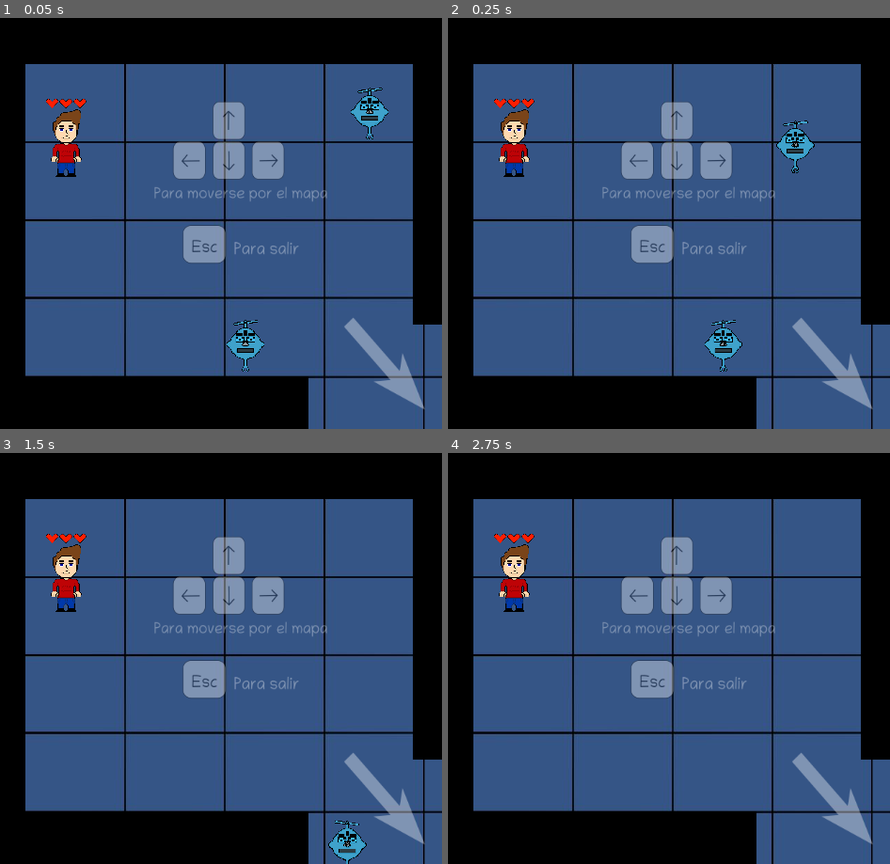
Above: before the commit, frames 1-4 (two rows, left to right).
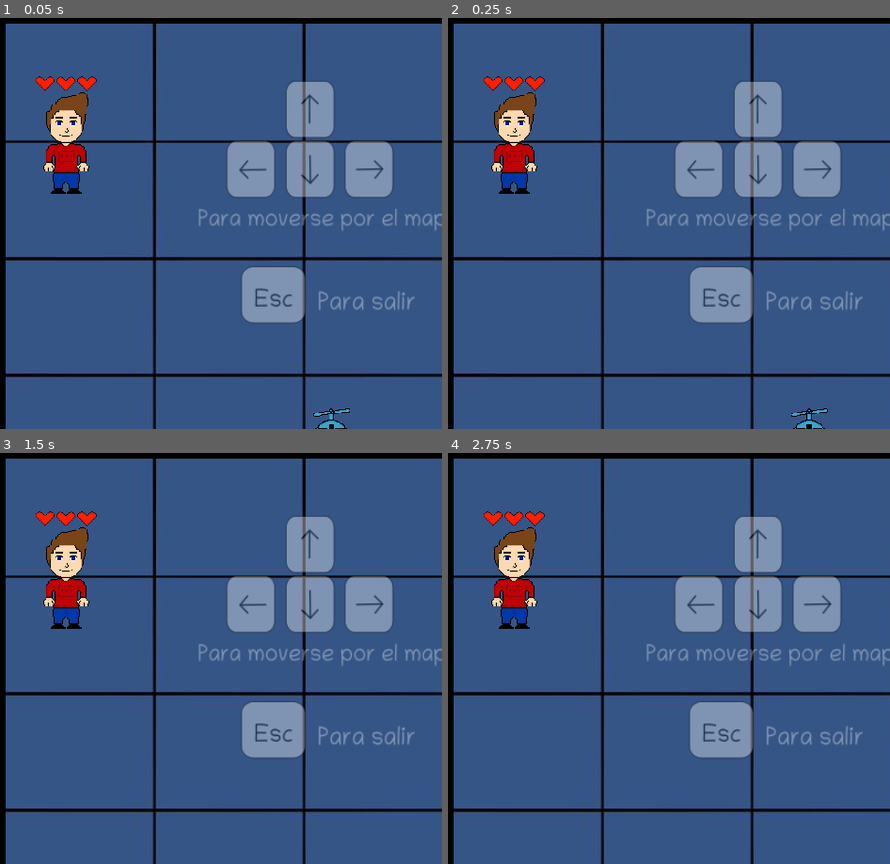
Above: after the commit, the same moments.

Repository: LudSkywalker/RobotScapeVideoGame
Game: Godot game, scene res://Scenes/Demo/Demo.tscn
The game is run twice, just before and just after one commit, with the same random seed, the same clock (stepped at 60 frames per second) and the same inputs.
Inputs:
- Up to frame 1 (0.05 s): no input
- Up to frame 2 (0.25 s): no input
- Up to frame 3 (1.5 s): hold D (action_right) 0.53-1.28 s; hold S (action_down) from 1.28 s (still down)
- Up to frame 4 (2.75 s): tap Enter at 2 s; release S (action_down) at 2.03 s; hold D (action_right) from 2.03 s (still down)

The runs differ from the first frame. In frame 1, 45% of the frame differs, in the area x 1-100%, y 1-100%; in frame 2, 45%; in frame 3, 44%; in frame 4, 44%.

Commit message:
Added changes in fisr version of game

Diff:
--- a/Scenes/Demo/Demo.tscn
+++ b/Scenes/Demo/Demo.tscn
@@ -21,6 +21,7 @@
 
 [node name="Demo" type="Node2D"]
 position = Vector2( -773.115, -410.258 )
+scale = Vector2( 1.5, 1.5 )
 script = ExtResource( 4 )
 
 [node name="Player" parent="." instance=ExtResource( 1 )]
@@ -67,9 +68,6 @@
 texture = ExtResource( 5 )
 expand = true
 stretch_mode = 2
-__meta__ = {
-"_edit_use_anchors_": false
-}
 
 [node name="Obstacle5" type="StaticBody2D" parent="Habitacion1"]
 position = Vector2( -774.829, 4.94058 )
--- a/Scripts/Bullet.gd
+++ b/Scripts/Bullet.gd
@@ -1,14 +1,14 @@
 extends RigidBody2D
-export var shoot=false
+export var shoot = false
+
 
 func init(animation):
 	$AnimatedSprite.play(animation)
 
 
-
 func _on_Area2D_body_entered(body):
 	if body.is_in_group("player") && !shoot:
-		body.hability="disparo"
+		body.hability = "disparo"
 		self.queue_free()
 	elif body.is_in_group("enemy"):
 		body.damage()
--- a/Scripts/Demo.gd
+++ b/Scripts/Demo.gd
@@ -2,4 +2,4 @@
 
 
 func _ready():
-	VisualServer.set_default_clear_color(Color(0,0,0,1.0))
+	VisualServer.set_default_clear_color(Color(0, 0, 0, 1.0))
--- a/Scripts/Enemy.gd
+++ b/Scripts/Enemy.gd
@@ -6,25 +6,27 @@
 export(NodePath) var endPath
 var nodeStart
 var nodeEnd
-export (float) var _speed = 400
-var space_between_refs=5
-var to_start=true
-var active=true
-var player=null
+export(float) var _speed = 400.0
+var space_between_refs = 5
+var to_start = true
+var active = true
+var player = null
+
 
 func _ready():
 	nodeStart = get_node(startPath)
 	nodeEnd = get_node(endPath)
 
+
 func _process(_delta):
 	if active:
-		var velocity = Vector2.ZERO # The player's movement vector.
-		var destiny = Vector2.ZERO # The player's movement vector.
+		var velocity = Vector2.ZERO  # The player's movement vector.
+		var destiny = Vector2.ZERO  # The player's movement vector.
 		if to_start:
-			destiny=nodeStart.global_position
+			destiny = nodeStart.global_position
 		else:
-			destiny=nodeEnd.global_position
-		if destiny.x - self.global_position.x  < -space_between_refs:
+			destiny = nodeEnd.global_position
+		if destiny.x - self.global_position.x < -space_between_refs:
 			velocity.x -= 1
 		elif destiny.x - self.global_position.x > space_between_refs:
 			velocity.x += 1
@@ -37,20 +39,22 @@
 		if velocity.length() > 0:
 			velocity = velocity.normalized() * _speed
 		else:
-			to_start= not to_start
-		move_and_slide(velocity)
+			to_start = not to_start
+		velocity = move_and_slide(velocity)
 	if player:
 		player.damage()
+
 
 func damage():
 	queue_free()
 
+
 func _on_Area2D_body_entered(body):
 	if body.is_in_group("player"):
 		body.damage()
-		player=body
+		player = body
 
 
 func _on_Area2D_body_exited(body):
 	if body.is_in_group("player"):
-		player=null
+		player = null
--- a/Scripts/EnemyFinal.gd
+++ b/Scripts/EnemyFinal.gd
@@ -1,17 +1,19 @@
 extends Enemy
 
-var batery=18
+var batery = 18
+
 
 func _ready():
-	active=false
+	active = false
 	_speed = 210
 	nodeStart = get_tree().get_root().get_node("Demo/Player")
 	nodeEnd = get_tree().get_root().get_node("Demo/Player")
 
+
 func damage():
 	if active:
-		batery-=1
-		if batery<=0:
+		batery -= 1
+		if batery <= 0:
 			queue_free()
 		else:
-			$Batery.play(str(int(batery/3)))
+			$Batery.play(str(int(batery / 3)))
--- a/Scripts/Habitacion10.gd
+++ b/Scripts/Habitacion10.gd
@@ -1,21 +1,25 @@
 extends Node2D
-var used=false
+var used = false
+
 
 func _process(_delta):
 	if used:
-		if (!is_instance_valid($EnemyFinal) &&
-			!is_instance_valid($EnemyFinal2) &&
-			!is_instance_valid($EnemyFinal3) &&
-			!is_instance_valid($EnemyFinal4) &&
-			!is_instance_valid($EnemyFinal5) ):
+		if (
+			!is_instance_valid($EnemyFinal)
+			&& !is_instance_valid($EnemyFinal2)
+			&& !is_instance_valid($EnemyFinal3)
+			&& !is_instance_valid($EnemyFinal4)
+			&& !is_instance_valid($EnemyFinal5)
+		):
 			OS.alert("¡Felicidades!, has ganado\nHas demostrado tu inteligencia y valentia")
 			get_tree().quit()
 
+
 func _on_Area2D_body_exited(body):
 	if body.is_in_group("player") && !used:
-		used=true
-		$EnemyFinal.active=true
-		$EnemyFinal2.active=true
-		$EnemyFinal3.active=true
-		$EnemyFinal4.active=true
-		$EnemyFinal5.active=true
+		used = true
+		$EnemyFinal.active = true
+		$EnemyFinal2.active = true
+		$EnemyFinal3.active = true
+		$EnemyFinal4.active = true
+		$EnemyFinal5.active = true
--- a/Scripts/Player.gd
+++ b/Scripts/Player.gd
@@ -1,19 +1,21 @@
 extends KinematicBody2D
 export var _speed = 350
 export var _fire_speed = 1000
-var hability =null
+var hability = null
 var heart = 3
-var Bullet=preload("res://Scenes/Demo/Bullet.tscn")
-var bullet=null
-var fire_time=0
-var invulnerable_time=0
-export var max_shoots_per_second=3.8
+var Bullet = preload("res://Scenes/Demo/Bullet.tscn")
+var bullet = null
+var fire_time = 0
+var invulnerable_time = 0
+export var max_shoots_per_second = 3.8
+
 
 func _ready():
-	fire_time=OS.get_system_time_msecs()
+	fire_time = OS.get_system_time_msecs()
+
 
 func _process(_delta):
-	var velocity = Vector2.ZERO # The player's movement vector.
+	var velocity = Vector2.ZERO  # The player's movement vector.
 	if Input.is_action_pressed("ui_close"):
 		get_tree().quit()
 
@@ -31,25 +33,25 @@
 
 	if velocity.length() > 0:
 		if velocity.y < 0:
-			$AnimatedSprite.flip_h=false
+			$AnimatedSprite.flip_h = false
 			$AnimatedSprite.play("Up")
 		elif velocity.y > 0:
-			$AnimatedSprite.flip_h=false
+			$AnimatedSprite.flip_h = false
 			$AnimatedSprite.play("Down")
 		elif velocity.x < 0:
-			$AnimatedSprite.flip_h=false
+			$AnimatedSprite.flip_h = false
 			$AnimatedSprite.play("Left")
 		elif velocity.x > 0:
-			$AnimatedSprite.flip_h=true
+			$AnimatedSprite.flip_h = true
 			$AnimatedSprite.play("Left")
 		velocity = velocity.normalized() * _speed
-		move_and_slide(velocity)
+		velocity = move_and_slide(velocity)
 	else:
-		$AnimatedSprite.flip_h=false
+		$AnimatedSprite.flip_h = false
 		$AnimatedSprite.play("default")
 
 	if hability:
-		var direction=Vector2.ZERO
+		var direction = Vector2.ZERO
 		if Input.is_action_pressed("action_right"):
 			direction.x += 1
 		if Input.is_action_pressed("action_left"):
@@ -58,34 +60,34 @@
 			direction.y += 1
 		if Input.is_action_pressed("action_up"):
 			direction.y -= 1
-		if direction.length() > 0 && (OS.get_system_time_msecs() - fire_time) > 1000/max_shoots_per_second:
-			fire_time=OS.get_system_time_msecs()
-			if hability=="disparo":
+		if (
+			direction.length() > 0
+			&& (OS.get_system_time_msecs() - fire_time) > 1000 / max_shoots_per_second
+		):
+			fire_time = OS.get_system_time_msecs()
+			if hability == "disparo":
 				fire(direction)
 
+
 func damage():
-
-	if OS.get_system_time_msecs()>invulnerable_time:
-		heart-=1
-		if heart<=0:
+	if OS.get_system_time_msecs() > invulnerable_time:
+		heart -= 1
+		if heart <= 0:
 			get_tree().quit()
 		else:
-			invulnerable_time=OS.get_system_time_msecs() + 1000
+			invulnerable_time = OS.get_system_time_msecs() + 1000
 			$hearts.play(str(heart))
 
 
+func fire(direction: Vector2):
+	bullet = Bullet.instance()
 
-
-
-func fire(direction:Vector2):
-	bullet=Bullet.instance()
-
-	if (direction.y==1 || direction.y==-1 ) && direction.x==0:
+	if (direction.y == 1 || direction.y == -1) && direction.x == 0:
 		bullet.init("vertical")
 
 	direction = direction.normalized() * _fire_speed
 
-	bullet.shoot=true
+	bullet.shoot = true
 	bullet.position = get_global_position()
-	bullet.apply_impulse(Vector2(),direction)
+	bullet.apply_impulse(Vector2(), direction)
 	get_tree().get_root().add_child(bullet)
--- a/project.godot
+++ b/project.godot
@@ -43,61 +43,61 @@
 
 ui_left={
 "deadzone": 0.5,
-"events": [ Object(InputEventKey,"resource_local_to_scene":false,"resource_name":"","device":0,"alt":false,"shift":false,"control":false,"meta":false,"command":false,"pressed":false,"scancode":16777231,"unicode":0,"echo":false,"script":null)
+"events": [ Object(InputEventKey,"resource_local_to_scene":false,"resource_name":"","device":0,"alt":false,"shift":false,"control":false,"meta":false,"command":false,"pressed":false,"scancode":16777231,"physical_scancode":0,"unicode":0,"echo":false,"script":null)
 , Object(InputEventJoypadButton,"resource_local_to_scene":false,"resource_name":"","device":0,"button_index":14,"pressure":0.0,"pressed":false,"script":null)
  ]
 }
 ui_right={
 "deadzone": 0.5,
-"events": [ Object(InputEventKey,"resource_local_to_scene":false,"resource_name":"","device":0,"alt":false,"shift":false,"control":false,"meta":false,"command":false,"pressed":false,"scancode":16777233,"unicode":0,"echo":false,"script":null)
+"events": [ Object(InputEventKey,"resource_local_to_scene":false,"resource_name":"","device":0,"alt":false,"shift":false,"control":false,"meta":false,"command":false,"pressed":false,"scancode":16777233,"physical_scancode":0,"unicode":0,"echo":false,"script":null)
 , Object(InputEventJoypadButton,"resource_local_to_scene":false,"resource_name":"","device":0,"button_index":15,"pressure":0.0,"pressed":false,"script":null)
  ]
 }
 ui_up={
 "deadzone": 0.5,
-"events": [ Object(InputEventKey,"resource_local_to_scene":false,"resource_name":"","device":0,"alt":false,"shift":false,"control":false,"meta":false,"command":false,"pressed":false,"scancode":16777232,"unicode":0,"echo":false,"script":null)
+"events": [ Object(InputEventKey,"resource_local_to_scene":false,"resource_name":"","device":0,"alt":false,"shift":false,"control":false,"meta":false,"command":false,"pressed":false,"scancode":16777232,"physical_scancode":0,"unicode":0,"echo":false,"script":null)
 , Object(InputEventJoypadButton,"resource_local_to_scene":false,"resource_name":"","device":0,"button_index":12,"pressure":0.0,"pressed":false,"script":null)
  ]
 }
 ui_down={
 "deadzone": 0.5,
-"events": [ Object(InputEventKey,"resource_local_to_scene":false,"resource_name":"","device":0,"alt":false,"shift":false,"control":false,"meta":false,"command":false,"pressed":false,"scancode":16777234,"unicode":0,"echo":false,"script":null)
+"events": [ Object(InputEventKey,"resource_local_to_scene":false,"resource_name":"","device":0,"alt":false,"shift":false,"control":false,"meta":false,"command":false,"pressed":false,"scancode":16777234,"physical_scancode":0,"unicode":0,"echo":false,"script":null)
 , Object(InputEventJoypadButton,"resource_local_to_scene":false,"resource_name":"","device":0,"button_index":13,"pressure":0.0,"pressed":false,"script":null)
  ]
 }
 ui_page_up={
 "deadzone": 0.5,
-"events": [ Object(InputEventKey,"resource_local_to_scene":false,"resource_name":"","device":0,"alt":false,"shift":false,"control":false,"meta":false,"command":false,"pressed":false,"scancode":16777235,"unicode":0,"echo":false,"script":null)
+"events": [ Object(InputEventKey,"resource_local_to_scene":false,"resource_name":"","device":0,"alt":false,"shift":false,"control":false,"meta":false,"command":false,"pressed":false,"scancode":16777235,"physical_scancode":0,"unicode":0,"echo":false,"script":null)
  ]
 }
 ui_page_down={
 "deadzone": 0.5,
-"events": [ Object(InputEventKey,"resource_local_to_scene":false,"resource_name":"","device":0,"alt":false,"shift":false,"control":false,"meta":false,"command":false,"pressed":false,"scancode":16777236,"unicode":0,"echo":false,"script":null)
+"events": [ Object(InputEventKey,"resource_local_to_scene":false,"resource_name":"","device":0,"alt":false,"shift":false,"control":false,"meta":false,"command":false,"pressed":false,"scancode":16777236,"physical_scancode":0,"unicode":0,"echo":false,"script":null)
  ]
 }
 ui_close={
 "deadzone": 0.5,
-"events": [ Object(InputEventKey,"resource_local_to_scene":false,"resource_name":"","device":0,"alt":false,"shift":false,"control":false,"meta":false,"command":false,"pressed":false,"scancode":16777217,"unicode":0,"echo":false,"script":null)
+"events": [ Object(InputEventKey,"resource_local_to_scene":false,"resource_name":"","device":0,"alt":false,"shift":false,"control":false,"meta":false,"command":false,"pressed":false,"scancode":16777217,"physical_scancode":0,"unicode":0,"echo":false,"script":null)
  ]
 }
 action_up={
 "deadzone": 0.5,
-"events": [ Object(InputEventKey,"resource_local_to_scene":false,"resource_name":"","device":0,"alt":false,"shift":false,"control":false,"meta":false,"command":false,"pressed":false,"scancode":87,"unicode":0,"echo":false,"script":null)
+"events": [ Object(InputEventKey,"resource_local_to_scene":false,"resource_name":"","device":0,"alt":false,"shift":false,"control":false,"meta":false,"command":false,"pressed":false,"scancode":87,"physical_scancode":0,"unicode":0,"echo":false,"script":null)
  ]
 }
 action_down={
 "deadzone": 0.5,
-"events": [ Object(InputEventKey,"resource_local_to_scene":false,"resource_name":"","device":0,"alt":false,"shift":false,"control":false,"meta":false,"command":false,"pressed":false,"scancode":83,"unicode":0,"echo":false,"script":null)
+"events": [ Object(InputEventKey,"resource_local_to_scene":false,"resource_name":"","device":0,"alt":false,"shift":false,"control":false,"meta":false,"command":false,"pressed":false,"scancode":83,"physical_scancode":0,"unicode":0,"echo":false,"script":null)
  ]
 }
 action_left={
 "deadzone": 0.5,
-"events": [ Object(InputEventKey,"resource_local_to_scene":false,"resource_name":"","device":0,"alt":false,"shift":false,"control":false,"meta":false,"command":false,"pressed":false,"scancode":65,"unicode":0,"echo":false,"script":null)
+"events": [ Object(InputEventKey,"resource_local_to_scene":false,"resource_name":"","device":0,"alt":false,"shift":false,"control":false,"meta":false,"command":false,"pressed":false,"scancode":65,"physical_scancode":0,"unicode":0,"echo":false,"script":null)
  ]
 }
 action_right={
 "deadzone": 0.5,
-"events": [ Object(InputEventKey,"resource_local_to_scene":false,"resource_name":"","device":0,"alt":false,"shift":false,"control":false,"meta":false,"command":false,"pressed":false,"scancode":68,"unicode":0,"echo":false,"script":null)
+"events": [ Object(InputEventKey,"resource_local_to_scene":false,"resource_name":"","device":0,"alt":false,"shift":false,"control":false,"meta":false,"command":false,"pressed":false,"scancode":68,"physical_scancode":0,"unicode":0,"echo":false,"script":null)
  ]
 }
 
Not shown, added: .gitignore
